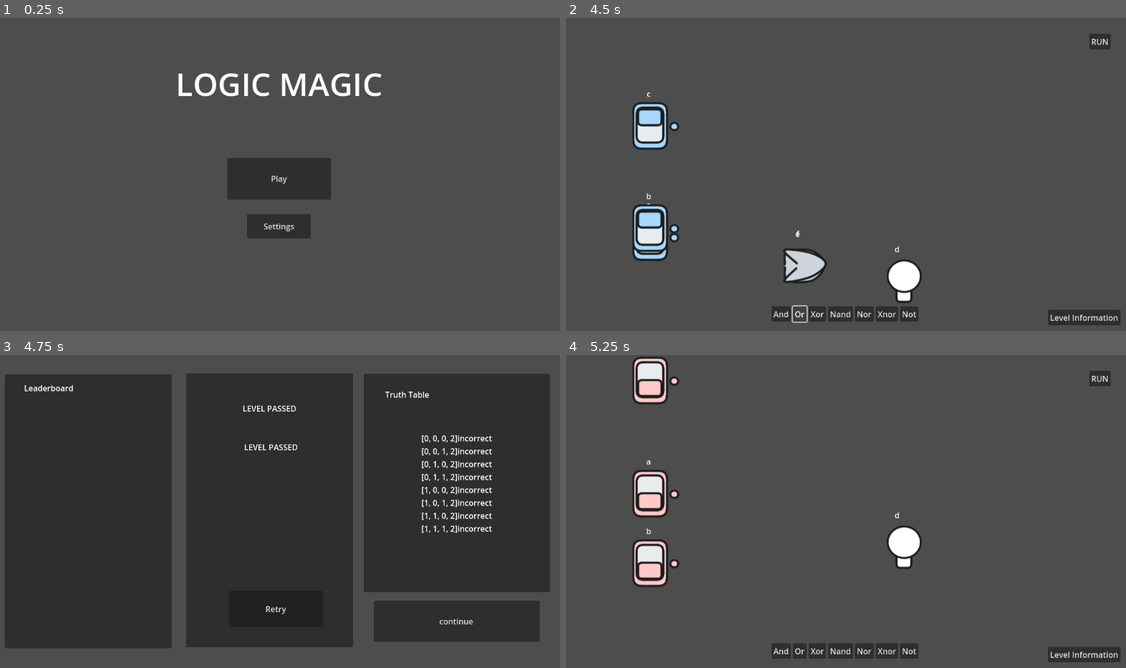
Above: before the commit, frames 1-4 (two rows, left to right).
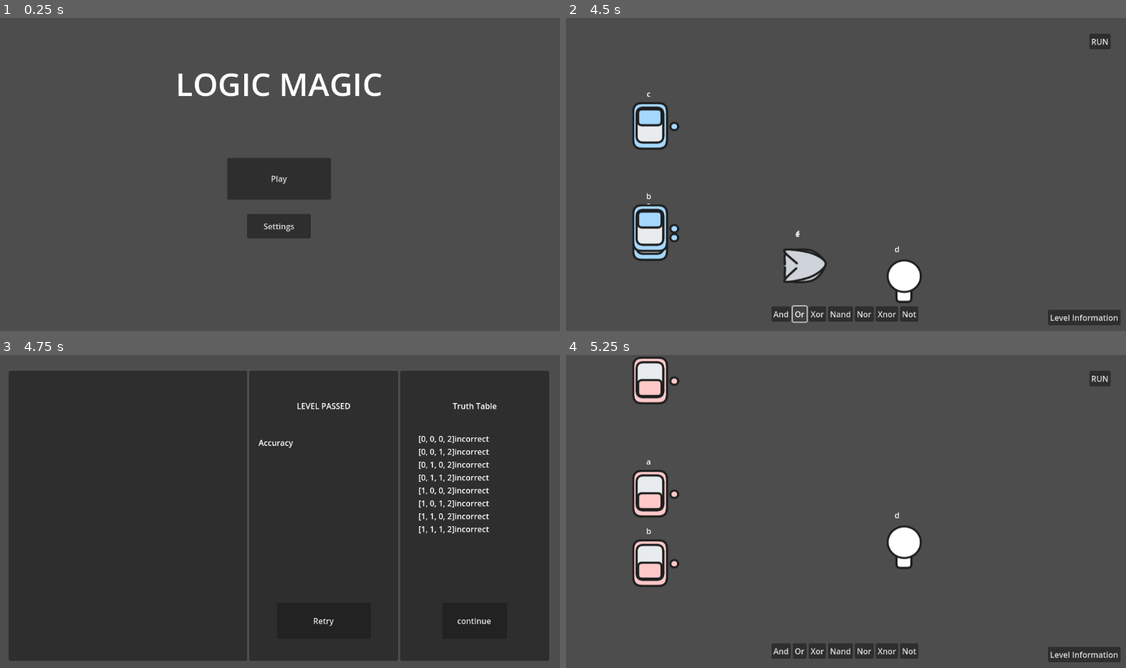
Above: after the commit, the same moments.

Repository: sininen-blue/logic-gate-tesseract
Game: Godot game, scene res://ui/title_page.tscn
Same seed, same stepped clock (60 frames per second), same inputs: the game is played once before the commit and once after it.
Inputs:
- Up to frame 1 (0.25 s): no input
- Up to frame 2 (4.5 s): click "Play" at 0.5 s; click "Play" at 1.25 s; click "Play" at 2 s; click "RUN" at 2.75 s; click "And" at 3.5 s; click "Or" at 4.25 s
- Up to frame 3 (4.75 s): no input
- Up to frame 4 (5.25 s): click "Retry" at 5 s

Frames 1-2 are identical in both runs. In frame 3, 14% of the frame differs, in the area x 0-99%, y 5-98%; in frame 4, nothing differs.

Commit message:
cleaned up truth table

Diff:
--- a/ui/level_complete.gd
+++ b/ui/level_complete.gd
@@ -1,4 +1,6 @@
 extends Control
+
+@onready var truth_table_label: Label = $HBoxContainer/TruthTable/TruthTableLabel
 
 func _ready():
 	var LEVEL : JSON = DataManager.current_level
@@ -22,7 +24,7 @@
 				table += "incorrect\n"
 
 
-	$TruthTable/Label2.text = str(table)
+	truth_table_label.text = str(table)
 
 
 func _on_retry_button_pressed() -> void:
--- a/ui/level_complete.tscn
+++ b/ui/level_complete.tscn
@@ -12,41 +12,29 @@
 script = ExtResource("1_336ks")
 metadata/_edit_lock_ = true
 
-[node name="Leaderboard" type="Panel" parent="."]
+[node name="HBoxContainer" type="HBoxContainer" parent="."]
+custom_minimum_size = Vector2(1088, 584)
 layout_mode = 1
-anchors_preset = 13
-anchor_left = 0.5
-anchor_right = 0.5
+anchors_preset = 15
+anchor_right = 1.0
 anchor_bottom = 1.0
-offset_left = -552.0
-offset_top = 39.0
-offset_right = -216.0
-offset_bottom = -57.0
+offset_left = 32.0
+offset_top = 32.0
+offset_right = -32.0
+offset_bottom = -32.0
 grow_horizontal = 2
 grow_vertical = 2
 
-[node name="Label" type="Label" parent="Leaderboard"]
-layout_mode = 0
-offset_left = 39.0
-offset_top = 16.0
-offset_right = 79.0
-offset_bottom = 39.0
-text = "Leaderboard"
+[node name="Leaderboard" type="Panel" parent="HBoxContainer"]
+custom_minimum_size = Vector2(300, 0)
+layout_mode = 2
+size_flags_horizontal = 3
 
-[node name="LevelPass" type="Panel" parent="."]
-layout_mode = 1
-anchors_preset = 13
-anchor_left = 0.5
-anchor_right = 0.5
-anchor_bottom = 1.0
-offset_left = -187.0
-offset_top = 37.0
-offset_right = 149.0
-offset_bottom = -59.0
-grow_horizontal = 2
-grow_vertical = 2
+[node name="LevelPass" type="Panel" parent="HBoxContainer"]
+custom_minimum_size = Vector2(300, 0)
+layout_mode = 2
 
-[node name="Label" type="Label" parent="LevelPass"]
+[node name="Label" type="Label" parent="HBoxContainer/LevelPass"]
 layout_mode = 1
 anchors_preset = 5
 anchor_left = 0.5
@@ -58,82 +46,77 @@
 grow_horizontal = 2
 text = "LEVEL PASSED"
 
-[node name="Accuracy" type="Label" parent="LevelPass"]
+[node name="Accuracy" type="Label" parent="HBoxContainer/LevelPass"]
 layout_mode = 1
 anchors_preset = 5
 anchor_left = 0.5
 anchor_right = 0.5
-offset_left = -51.0
-offset_top = 137.0
-offset_right = 58.0
-offset_bottom = 160.0
+offset_left = -131.0
+offset_top = 133.0
+offset_right = 133.0
+offset_bottom = 156.0
 grow_horizontal = 2
-text = "LEVEL PASSED"
+text = "Accuracy"
 
-[node name="RetryButton" type="Button" parent="LevelPass"]
+[node name="RetryButton" type="Button" parent="HBoxContainer/LevelPass"]
 layout_mode = 1
 anchors_preset = 7
 anchor_left = 0.5
 anchor_top = 1.0
 anchor_right = 0.5
 anchor_bottom = 1.0
-offset_left = -81.0
-offset_top = -114.0
-offset_right = 108.0
-offset_bottom = -41.0
+offset_left = -94.0
+offset_top = -117.0
+offset_right = 95.0
+offset_bottom = -44.0
 grow_horizontal = 2
 grow_vertical = 0
 text = "Retry"
 
-[node name="TruthTable" type="Panel" parent="."]
+[node name="TruthTable" type="Panel" parent="HBoxContainer"]
+custom_minimum_size = Vector2(300, 0)
+layout_mode = 2
+
+[node name="Title" type="Label" parent="HBoxContainer/TruthTable"]
 layout_mode = 1
-anchors_preset = 13
+anchors_preset = 5
 anchor_left = 0.5
 anchor_right = 0.5
-anchor_bottom = 1.0
-offset_left = 171.0
-offset_top = 38.0
-offset_right = 546.0
-offset_bottom = -170.0
+offset_left = -44.0
+offset_top = 59.0
+offset_right = 45.0
+offset_bottom = 82.0
 grow_horizontal = 2
-grow_vertical = 2
-
-[node name="Label" type="Label" parent="TruthTable"]
-layout_mode = 0
-offset_left = 43.0
-offset_top = 30.0
-offset_right = 83.0
-offset_bottom = 53.0
 text = "Truth Table"
 
-[node name="Label2" type="Label" parent="TruthTable"]
+[node name="TruthTableLabel" type="Label" parent="HBoxContainer/TruthTable"]
 layout_mode = 1
 anchors_preset = 8
 anchor_left = 0.5
 anchor_top = 0.5
 anchor_right = 0.5
 anchor_bottom = 0.5
-offset_left = -20.0
-offset_top = -11.5
-offset_right = 20.0
-offset_bottom = 11.5
+offset_left = -113.0
+offset_top = -167.0
+offset_right = 114.0
+offset_bottom = 114.0
 grow_horizontal = 2
 grow_vertical = 2
 
-[node name="ContinueButton" type="Button" parent="."]
+[node name="ContinueButton" type="Button" parent="HBoxContainer/TruthTable"]
 layout_mode = 1
-anchors_preset = 8
+anchors_preset = 7
 anchor_left = 0.5
-anchor_top = 0.5
+anchor_top = 1.0
 anchor_right = 0.5
-anchor_bottom = 0.5
-offset_left = 191.0
-offset_top = 171.0
-offset_right = 525.0
-offset_bottom = 254.0
+anchor_bottom = 1.0
+offset_left = -65.0
+offset_top = -117.0
+offset_right = 65.0
+offset_bottom = -44.0
 grow_horizontal = 2
-grow_vertical = 2
+grow_vertical = 0
 text = "continue"
 
-[connection signal="pressed" from="LevelPass/RetryButton" to="." method="_on_retry_button_pressed"]
-[connection signal="pressed" from="ContinueButton" to="." method="_on_continue_button_pressed"]
+[connection signal="pressed" from="HBoxContainer/LevelPass/RetryButton" to="." method="_on_retry_button_pressed"]
+[connection signal="pressed" from="HBoxContainer/TruthTable/ContinueButton" to="." method="_on_continue_button_pressed"]
